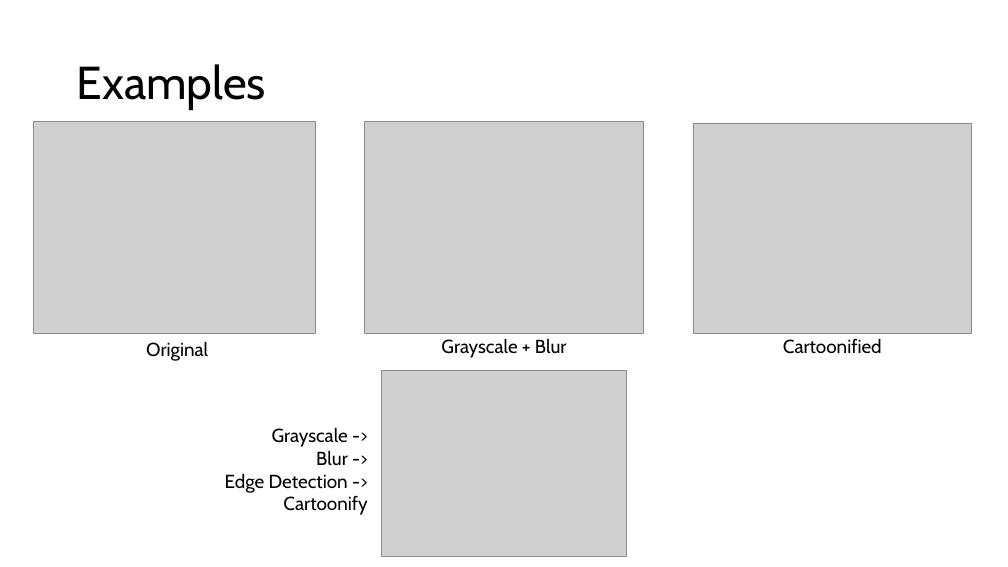
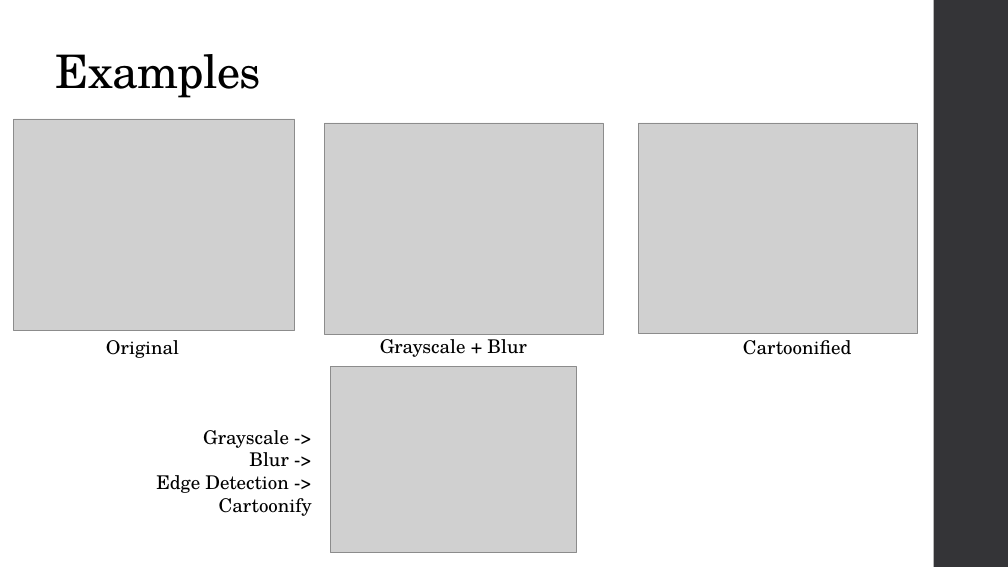
Before and after one commit to ShaneMilner/SemesterProject, a slide deck: slide 5 of presentation.pptx. Drawn at 1008x567 pixels with LibreOffice and Linux fonts; fonts in the diff are those of the drawing; grey boxes stand for pictures. Boxes give left, top, right and bottom in pixels: in the first picture for what was removed or moved away, otherwise in the second. Text is boxed around its words. In the diff, an @@ line names an element or a change of style, - is before the commit and + after.

Commit message:
Updated presentation slides

```diff
--- a/presentation.pptx
+++ b/presentation.pptx
@@ title "Examples": place and size @@
-title "Examples" at box(77, 64, 266, 110)
+title "Examples" at box(56, 54, 261, 98)
@@ title "Examples" at box(56, 54, 261, 98): font Cabin to TeX Gyre Schola, letter spacing 0 to -0.5 pt; vertical alignment middle to bottom @@
@@ rectangle added at box(934, 0, 1008, 567), fill #353537 @@
@@ picture: place and size @@
-picture at box(34, 122, 315, 333)
+picture at box(14, 119, 295, 330)
@@ picture: place and size @@
-picture at box(364, 122, 644, 333)
+picture at box(324, 123, 603, 335)
@@ picture: place and size @@
-picture at box(693, 123, 972, 333)
+picture at box(639, 123, 918, 333)
@@ text "Original": place and size @@
-text "Original" at box(146, 341, 208, 361)
+text "Original" at box(106, 340, 179, 358)
@@ text "Grayscale + Blur": place and size @@
-text "Grayscale + Blur" at box(441, 338, 567, 358)
+text "Grayscale + Blur" at box(380, 334, 527, 357)
@@ text "Cartoonified": place and size @@
-text "Cartoonified" at box(783, 338, 882, 354)
+text "Cartoonified" at box(743, 340, 852, 355)
@@ picture: place and size @@
-picture at box(381, 371, 627, 557)
+picture at box(330, 367, 576, 553)
@@ font Cabin to TeX Gyre Schola in 4 elements at box(106, 340, 179, 358), box(743, 340, 852, 355), box(380, 334, 527, 357), box(156, 430, 312, 516) @@
@@ text "Grayscale ->": place and size @@
-text "Grayscale ->" at box(225, 427, 367, 515)
+text "Grayscale ->" at box(156, 430, 312, 516)
```
Also in this commit, not shown: 4 other slides changed.
